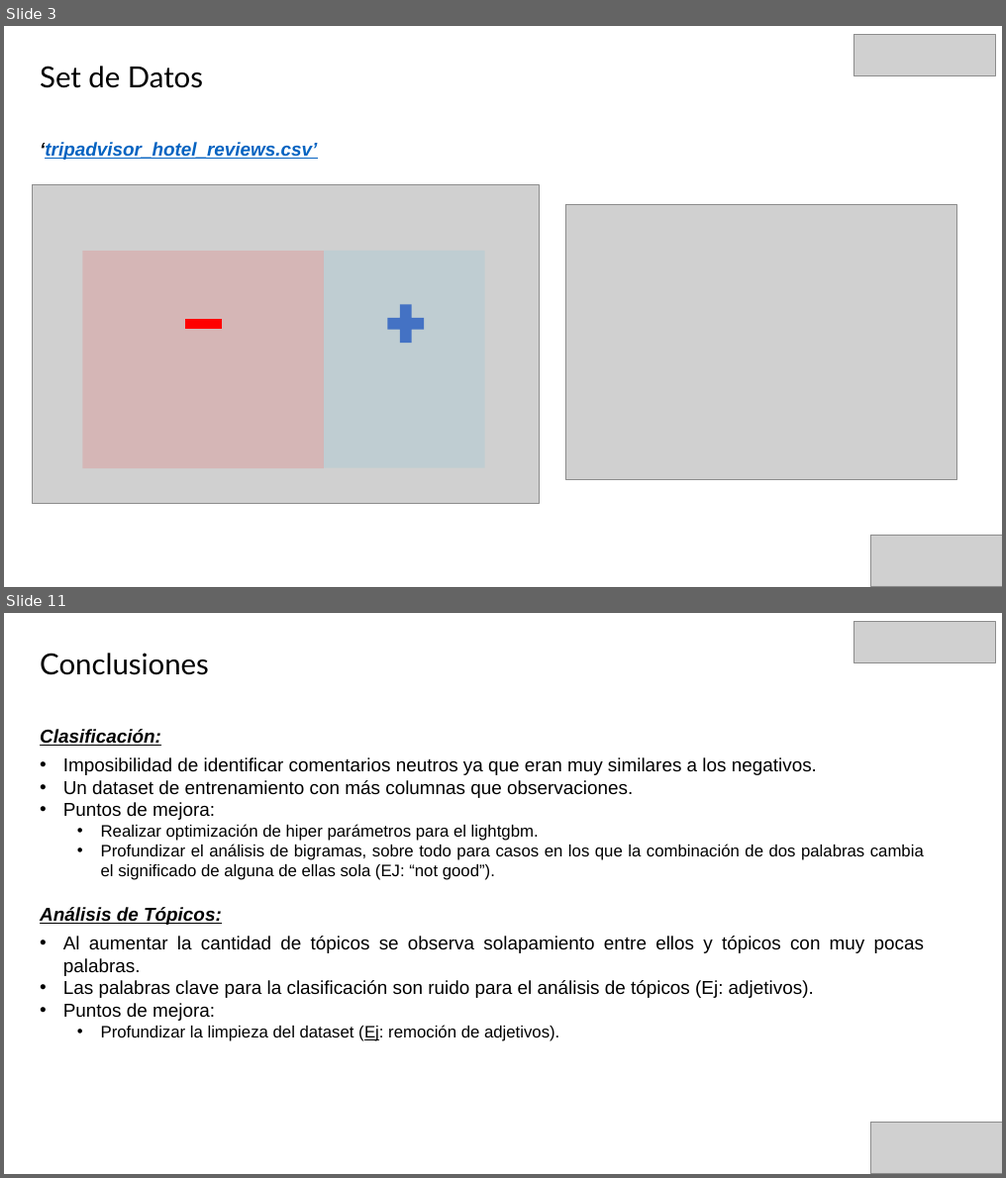
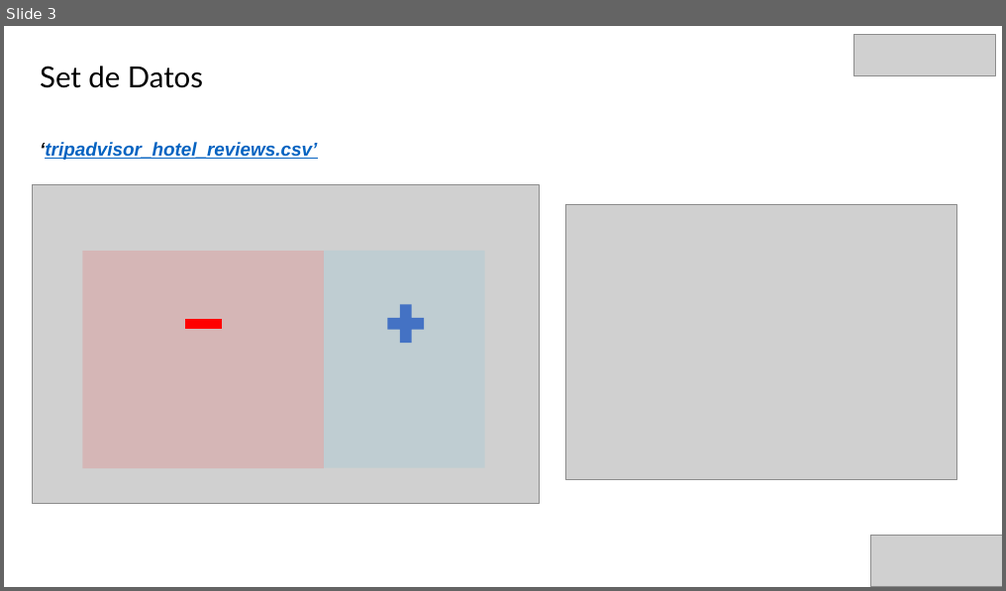
Before and after one commit to john30sg/TripAdvisorTopicModeling, a slide deck: TM_TP0G1_Zanelli_Spena_Sandoval_Biga.pptx. Shown one above the other, each under a label of ours: slides 3 and 11 before the commit, slide 3 after it; the slides between them are not shown. The pictures are 1006x1178 and 1006x591 pixels, drawn with LibreOffice and Linux fonts; fonts in the diff are those of the drawing; grey boxes stand for pictures. Boxes give left, top, right and bottom in pixels: in the first picture for what was removed or moved away, otherwise in the second. Text is boxed around its words. In the diff, an @@ line names an element or a change of style, - is before the commit and + after.

```diff
--- a/TM_TP0G1_Zanelli_Spena_Sandoval_Biga.pptx
+++ b/TM_TP0G1_Zanelli_Spena_Sandoval_Biga.pptx
@@ slide 11 removed at <box>4,613,1002,1174</box>, background #FFFFFF @@
@@ picture removed at <box>854,621,995,663</box> @@
@@ text removed at <box>40,653,209,675</box> @@
-Conclusiones
@@ text removed at <box>40,729,924,1038</box> @@
-Clasificación:
-• Imposibilidad de identificar comentarios neutros ya que eran muy similares a los negativos.
-• Un dataset de entrenamiento con más columnas que observaciones.
-• Puntos de mejora:
-  • Realizar optimización de hiper parámetros para el lightgbm.
-  • Profundizar el análisis de bigramas, sobre todo para casos en los que la combinación de dos palabras cambia el significado de alguna de ellas sola (EJ: “not good”).
-Análisis de Tópicos:
-• Al aumentar la cantidad de tópicos se observa solapamiento entre ellos y tópicos con muy pocas palabras.
-• Las palabras clave para la clasificación son ruido para el análisis de tópicos (Ej: adjetivos).
-• Puntos de mejora:
-  • Profundizar la limpieza del dataset (Ej: remoción de adjetivos).
@@ picture removed at <box>871,1122,1002,1174</box> @@
```
Also in this commit, not shown: 1 slide changed, 9 slides added, 10 other slides removed, 2 other files.
